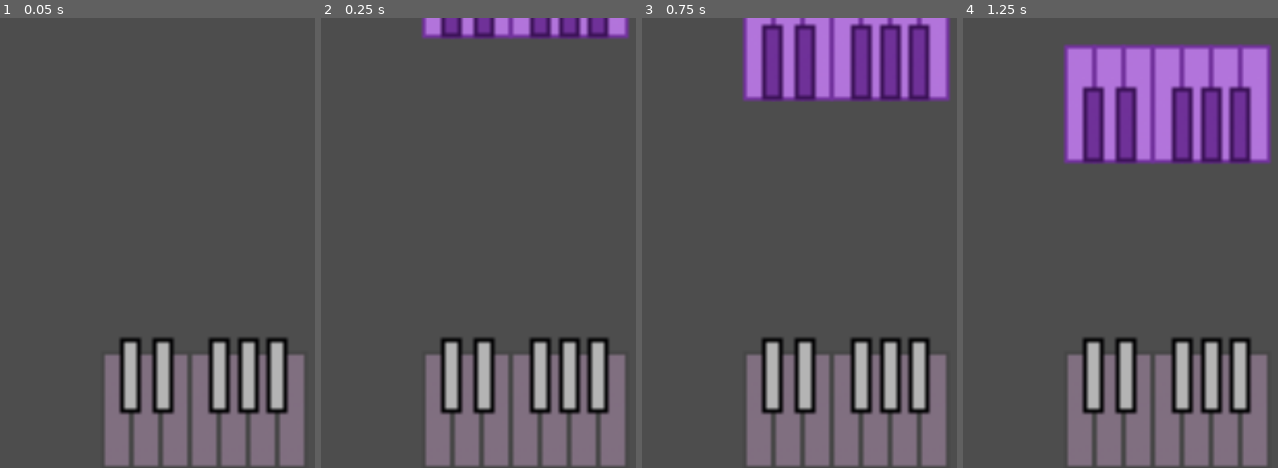
Above: before the commit, frames 1-4 (left to right).
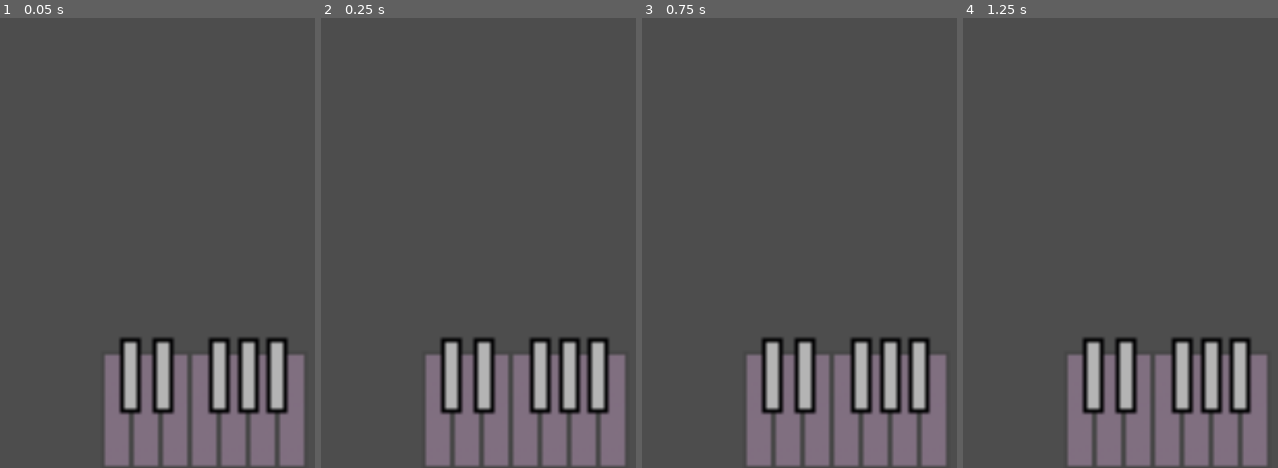
Above: after the commit, the same moments.

Repository: Jae7777/Wind-Tempo
Game: Godot game, scene res://levels/game_level.tscn
The game is run twice, just before and just after one commit, with the same random seed, the same clock (stepped at 60 frames per second) and the same inputs. The project has no main scene, so this scene is started directly.
Inputs:
- Up to frame 1 (0.05 s): no input
- Up to frame 2 (0.25 s): no input
- Up to frame 3 (0.75 s): no input
- Up to frame 4 (1.25 s): no input

Frame 1 is identical in both runs. In frame 2, 3.1% of the frame differs, in the area x 32-98%, y 0-5%; in frame 3, 12%; in frame 4, 18%, in the area x 32-98%, y 5-33%.

Commit message:
Debugging Falling Key Problem

Diff:
--- a/wind-tempo/levels/game_level.tscn
+++ b/wind-tempo/levels/game_level.tscn
@@ -12,18 +12,20 @@
 
 [node name="Camera2D" type="Camera2D" parent="."]
 
-[node name="C" type="Sprite2D" parent="."]
+[node name="C" type="Sprite2D" parent="." node_paths=PackedStringArray("key_template")]
 position = Vector2(-107, 316)
 scale = Vector2(5, 5)
 texture = ExtResource("1_sklrn")
 script = ExtResource("2_n0b0m")
+key_template = NodePath("../FallingC")
 key_name = "button_space"
 
-[node name="D" type="Sprite2D" parent="."]
+[node name="D" type="Sprite2D" parent="." node_paths=PackedStringArray("key_template")]
 position = Vector2(-65, 316)
 scale = Vector2(5, 5)
 texture = ExtResource("1_sklrn")
 script = ExtResource("2_n0b0m")
+key_template = NodePath("../FallingD")
 key_name = "button_j"
 
 [node name="E" type="Sprite2D" parent="."]
--- a/wind-tempo/objects/key_listener.gd
+++ b/wind-tempo/objects/key_listener.gd
@@ -1,13 +1,36 @@
+# In key_listener.gd
+
 extends Sprite2D
 
-@onready var falling_key = preload("res://objects/falling_key.tscn")
+# This will be our TEMPLATE. Drag the pre-placed FallingKey node (e.g., FallingC) here.
+@export var key_template: Sprite2D
+
 @export var key_name: String = ""
 
 func _process(delta):
 		if Input.is_action_just_pressed(key_name):
-				CreateFallingKey()
+				create_falling_key()
 
-func CreateFallingKey():
-	var fk_inst = falling_key.instantiate()
-	get_tree().get_root().call_deferred("add_child", fk_inst)
-	fk_inst.Setup(position.x)
+func create_falling_key():
+		if not key_template:
+				print("Error: No key_template assigned to ", name)
+				return
+
+		# Create a new key by duplicating the template.
+		# This copies all its properties, including the texture!
+		var new_key = key_template.duplicate()
+
+		# Add the new key to the scene. Adding it to the same parent as the
+		# listener is a good place.
+		get_parent().add_child(new_key)
+
+	#DEBUG PRINT
+		print("Listener '", name, "' is sending global_position.x: ", global_position.x)
+
+		# Call the Setup function on the new duplicate to position it and turn it on.
+		if new_key.has_method("Setup"):
+				new_key.Setup(global_position.x)
+		else:
+				# This is a safety check in case the script is missing on the template.
+				print("Error: The duplicated key is missing the Setup() function.")
+				new_key.queue_free()
--- a/wind-tempo/objects/key_listener.tscn
+++ b/wind-tempo/objects/key_listener.tscn
@@ -1,3 +1,6 @@
-[gd_scene format=3 uid="uid://b7qcxxx6uq2t1"]
+[gd_scene load_steps=2 format=3 uid="uid://b7qcxxx6uq2t1"]
+
+[ext_resource type="Script" uid="uid://csniptwjdljj5" path="res://objects/key_listener.gd" id="1_181ek"]
 
 [node name="KeyListener" type="Sprite2D"]
+script = ExtResource("1_181ek")
--- a/wind-tempo/objects/white_falling_key.gd
+++ b/wind-tempo/objects/white_falling_key.gd
@@ -1,34 +1,30 @@
+# In white_falling_key.gd
+
 extends Sprite2D
 
-@export var fall_speed: float = 3
+@export var fall_speed: float = 200.0
+@export var init_y_pos: float = -350.0
 
-#-350 for White Key
-#-353 for Black Key
-var init_y_pos: float = -350
-
-#Make sure Setup() is called on the instance, and the FK is initialized to not fall
-func _init():
-	set_process(false)
-
-#Just a testing statement to ensure that it's running
-func _ready() -> void:
-	if has_node("Timer"):
-		$Timer.start()
-		print(name, "Timer started wait_time=", $Timer.wait_time)
+func _ready():
+		# Make the original template nodes invisible and stop them from processing.
+		# The copies we make will be made visible manually.
+		visible = false
+		set_process(false)
 
 func _process(delta):
-	global_position += Vector2(0, fall_speed)
 
-#REMEMBER TO CHANGE:
-#316 Y-level for White Keys
-#266 Y-level for Black Keys
-	if global_position.y > 266.0 and not $Timer.is_stopped():
-		print($Timer.wait_time - $Timer.time_left)
-		$Timer.stop()
+		# Move the key down
+		global_position.y += fall_speed * delta
 
+		# Clean up the key when it goes off-screen
+		if global_position.y > get_viewport_rect().size.y + 50:
+				queue_free()
 
-		#3.66 Seconds for White Key
-		#3.39 Seconds for Black Key
+# This function will be called on the NEWLY CREATED key
 func Setup(target_x: float):
-	global_position = Vector2(target_x, init_y_pos)
-	set_process(true)
+		# Let's see what X-position we received and where we are moving.
+		print("New key received target_x: ", target_x, ". Setting global_position.")
+		global_position = Vector2(target_x, init_y_pos)
+		# Make the new copy visible and start its movement
+		visible = true
+		set_process(true)
